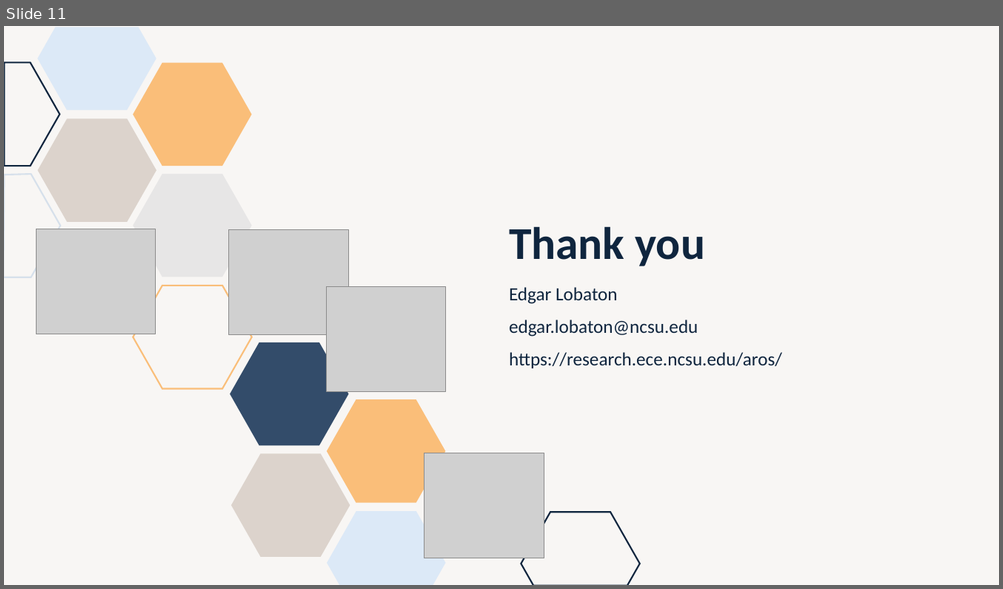
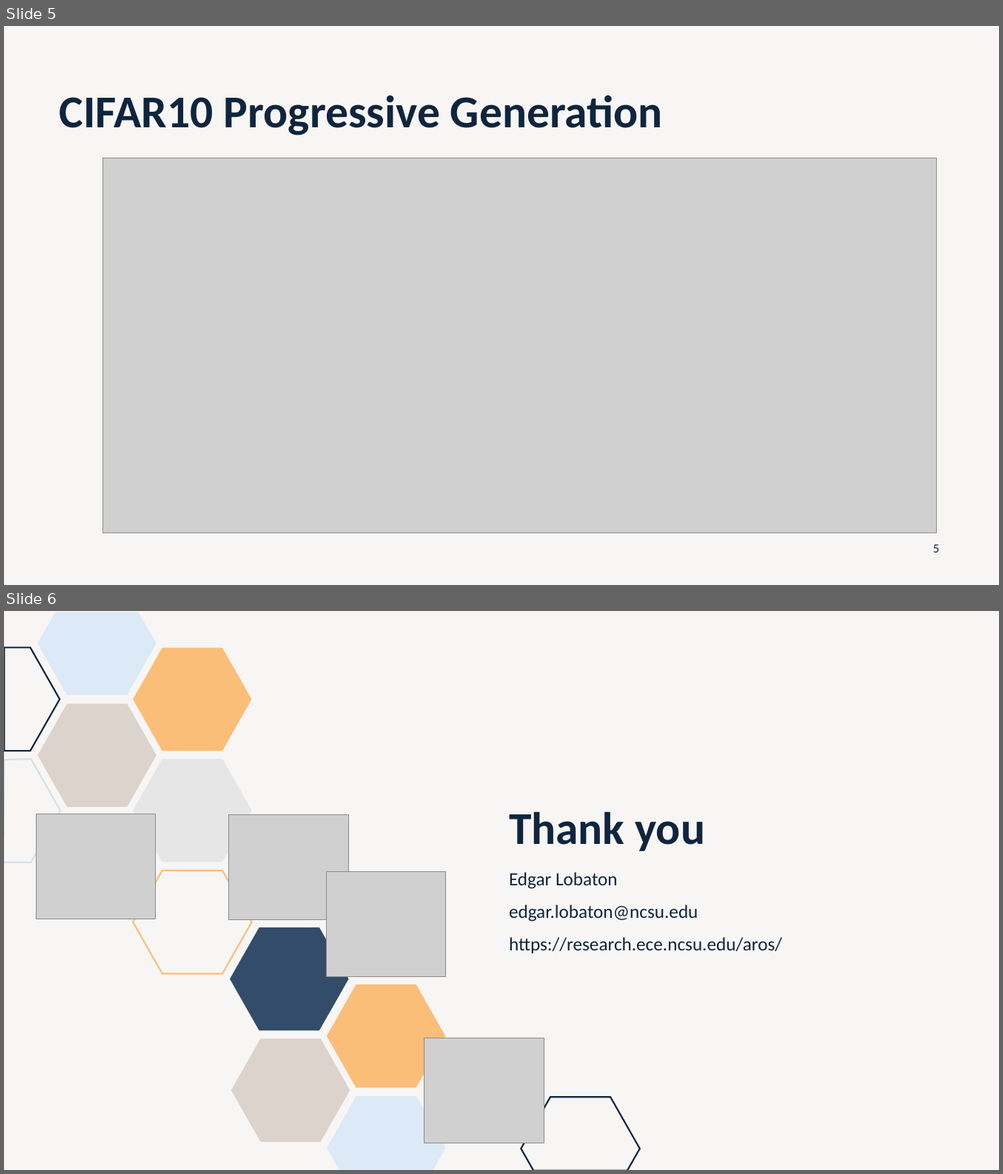
Before and after one commit to lobaton/Deep-Learning-with-Python, a slide deck: Slides/09 - Diffusion Models.pptx. Shown one above the other, each under a label of ours: slide 11 before the commit, slides 5 and 6 after it. The pictures are 1003x589 and 1003x1174 pixels, drawn with LibreOffice and Linux fonts; fonts in the diff are those of the drawing; grey boxes stand for pictures. Boxes give left, top, right and bottom in pixels: in the first picture for what was removed or moved away, otherwise in the second. Text is boxed around its words. In the diff, an @@ line names an element or a change of style, - is before the commit and + after.

```diff
--- a/Slides/09 - Diffusion Models.pptx
+++ b/Slides/09 - Diffusion Models.pptx
@@ slide 5 added at <box>4,26,999,585</box>, background #DCD3CC at 20% opacity @@
@@ title added at <box>60,95,663,136</box>, 44 pt, text #0F253E, bold @@
+CIFAR10 Progressive Generation
@@ picture added at <box>103,158,936,534</box> @@
@@ page number added at <box>933,545,939,553</box>, 12 pt, text #0F253E @@
+5
@@ what was slide 11 is now slide 6 @@
```
Also in this commit, not shown: 1 slide changed, 3 other slides added, 9 slides removed.
